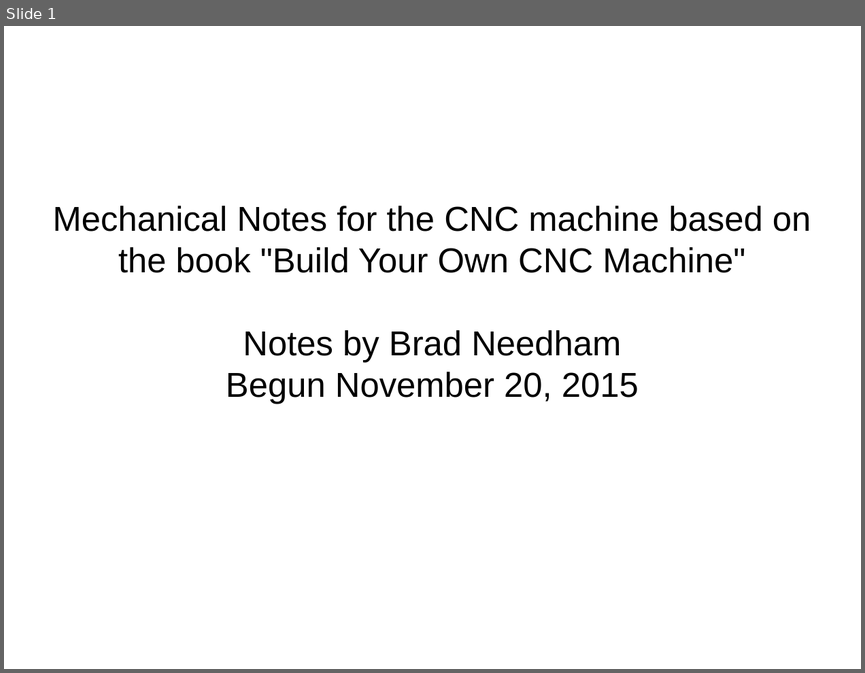
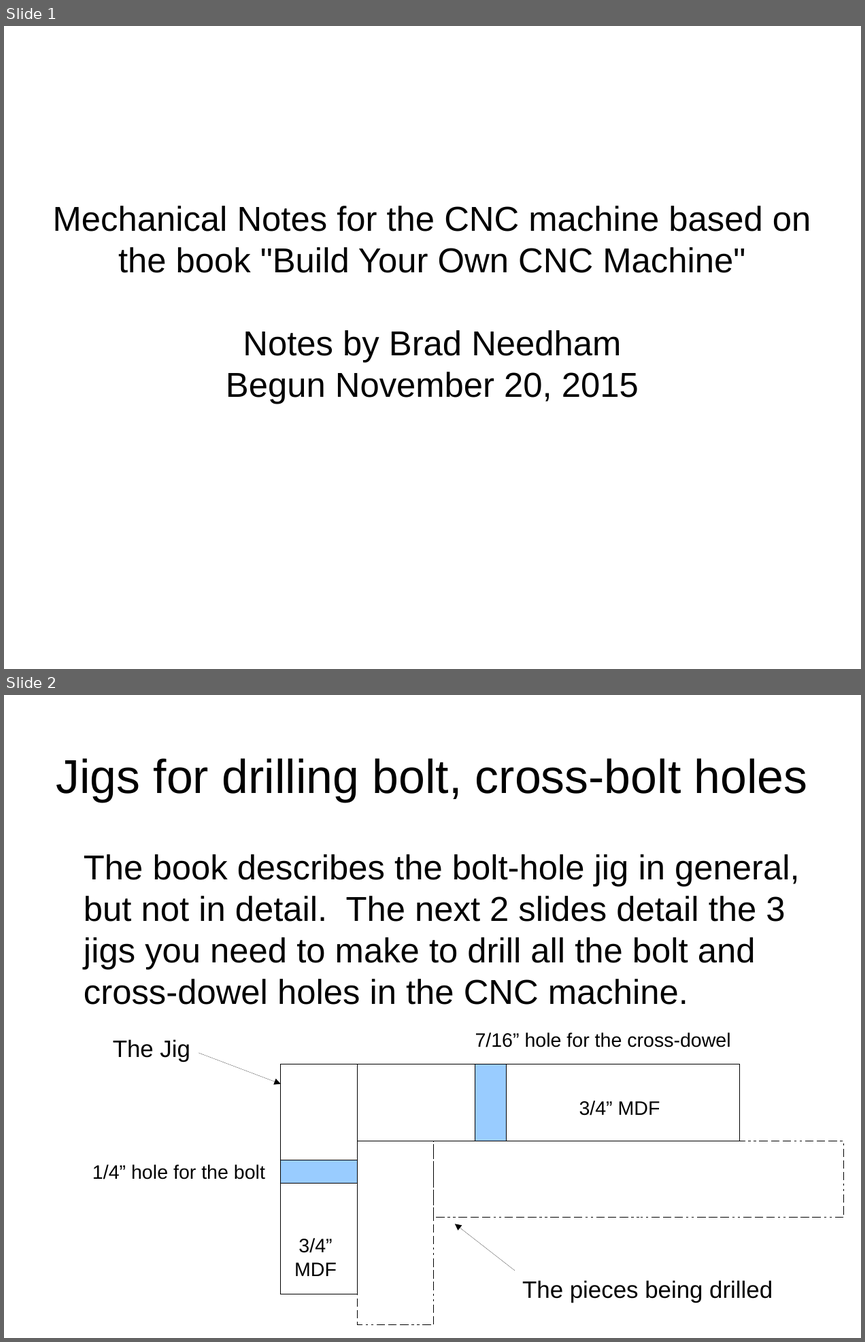
Before and after one commit to bneedhamia/BuildYourOwnCNC, a slide deck: MechanicalNotes.odp. Shown one above the other, each under a label of ours: slide 1 before the commit, slides 1 and 2 after it. The pictures are 865x673 and 865x1342 pixels, drawn with LibreOffice and Linux fonts; fonts in the diff are those of the drawing. Boxes give left, top, right and bottom in pixels: in the first picture for what was removed or moved away, otherwise in the second. Text is boxed around its words. In the diff, an @@ line names an element or a change of style, - is before the commit and + after.

```diff
--- a/MechanicalNotes.odp
+++ b/MechanicalNotes.odp
@@ slide 2 added at [4,695,861,1338], background #FFFFFF @@
@@ title added at [56,758,808,802], 44 pt, text #000000 @@
+Jigs for drilling bolt, cross-bolt holes
@@ text added at [84,854,799,1004], 32 pt, text #000000 @@
+The book describes the bolt-hole jig in general, but not in detail. The next 2 slides detail the 3 jigs you need to make to drill all the bolt and cross-dowel holes in the CNC machine.
@@ text added at [113,1039,190,1061], 22 pt, text #000000 @@
+The Jig
@@ text added at [475,1032,730,1047], 18 pt, text #000000 @@
+7/16” hole for the cross-dowel
@@ arrow added from (198, 1053) to (281, 1084), #000000 0 pt @@
@@ rectangle added at [280,1064,357,1293], outline #000000 0 pt @@
@@ rectangle added at [357,1064,740,1140], outline #000000 0 pt @@
@@ rectangle added at [475,1064,507,1140], fill #99CCFF, outline #000000 0 pt @@
@@ text added at [579,1100,660,1115], 18 pt, text #000000 @@
+3/4” MDF
@@ rectangle added at [358,1141,434,1325], outline #000000 0 pt @@
@@ rectangle added at [434,1140,844,1217], outline #000000 0 pt @@
@@ rectangle added at [281,1160,357,1183], fill #99CCFF, outline #000000 0 pt @@
@@ text added at [92,1164,265,1179], 18 pt, text #000000 @@
+1/4” hole for the bolt
@@ arrow added from (515, 1270) to (455, 1223), #000000 0 pt @@
@@ text added at [294,1238,337,1276], 18 pt, text #000000 @@
+3/4”
+MDF
@@ text added at [522,1280,772,1302], 22 pt, text #000000 @@
+The pieces being drilled
```
Also in this commit, not shown: 2 other slides added, 1 slide removed, 2 other files.
